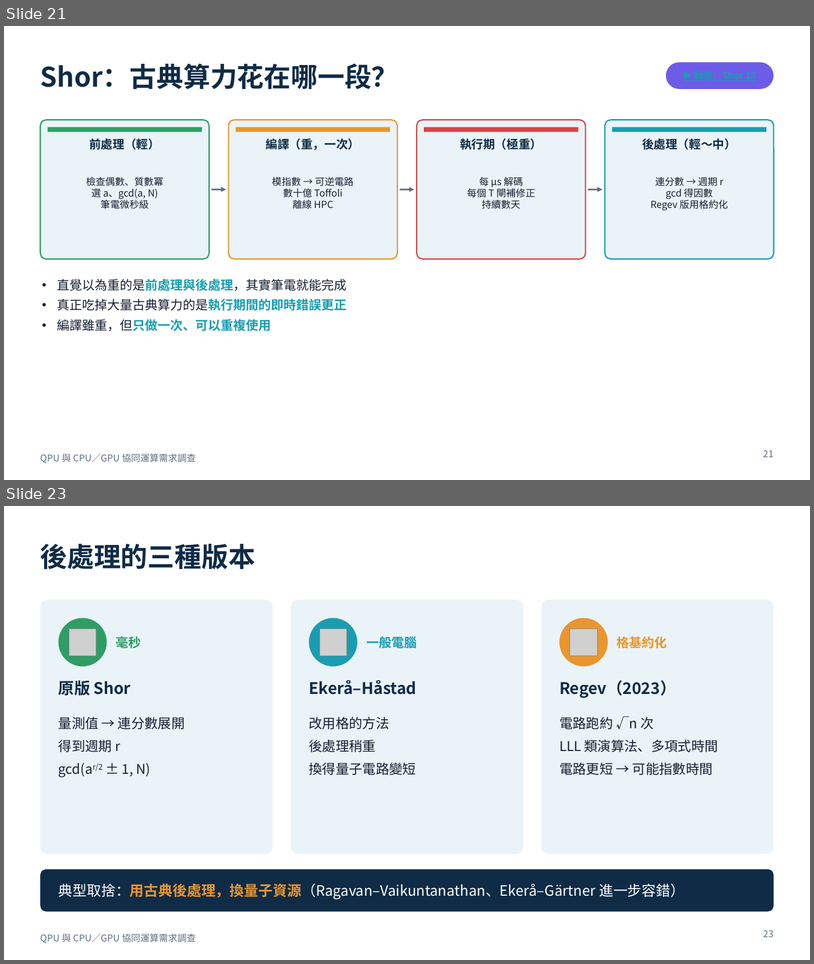
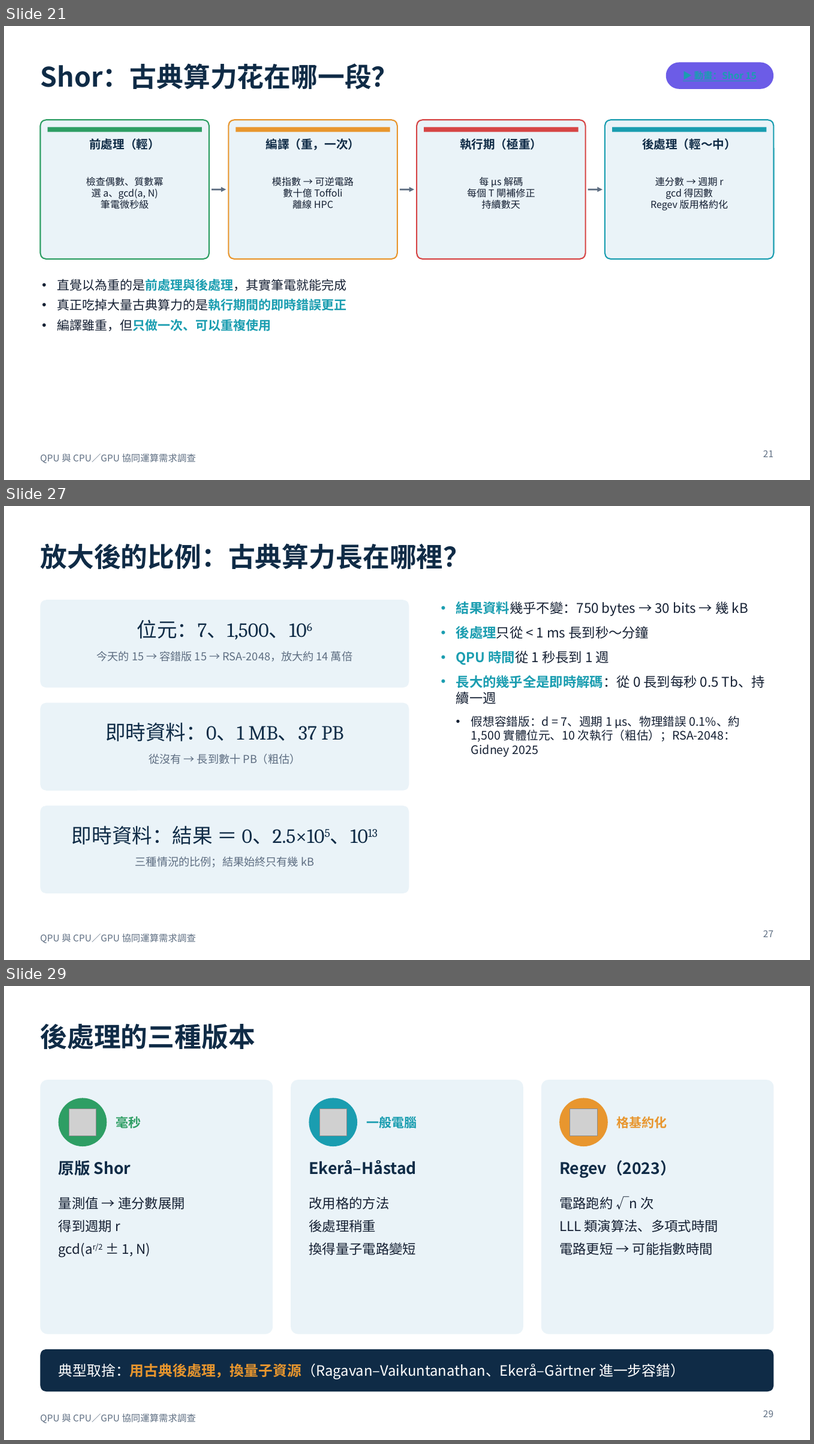
Before and after one commit to pcpcchen-coder/QuantumComputing, a slide deck: slides/output/qpu-cpu-gpu-hybrid.pptx. Shown one above the other, each under a label of ours: slides 21 and 23 before the commit, slides 21, 27 and 29 after it; the slides between them are not shown. The pictures are 814x964 and 814x1444 pixels, drawn with LibreOffice and Linux fonts; fonts in the diff are those of the drawing; grey boxes stand for pictures. Boxes give left, top, right and bottom in pixels: in the first picture for what was removed or moved away, otherwise in the second. Text is boxed around its words. In the diff, an @@ line names an element or a change of style, - is before the commit and + after.

```diff
--- a/slides/output/qpu-cpu-gpu-hybrid.pptx
+++ b/slides/output/qpu-cpu-gpu-hybrid.pptx
@@ slide 27 added at (4, 506, 810, 960), background #FFFFFF; not listed: 1 template element that a slide beside it also shows @@
@@ title added at (40, 543, 470, 569), 32 pt, text #0F2B46, bold @@
+放大後的比例：古典算力長在哪裡？
@@ rounded rectangle added at (40, 600, 410, 687), fill #EAF3F8 @@
@@ text added at (456, 601, 765, 757), 16 pt, text #152033 @@
+• 結果資料幾乎不變：750 bytes → 30 bits → 幾 kB
+• 後處理只從 < 1 ms 長到秒～分鐘
+• QPU 時間從 1 秒長到 1 週
+• 長大的幾乎全是即時解碼：從 0 長到每秒 0.5 Tb、持續一週
+  • 假想容錯版：d = 7、週期 1 µs、物理錯誤 0.1%、約 1,500 實體位元、10 次執行（粗估）；RSA-2048：Gidney 2025
@@ text added at (137, 619, 307, 640), 24 pt, text #0F2B46 @@
+位元：7、1,500、106
@@ text added at (97, 651, 353, 661), 13 pt, text #5E6E82 @@
+今天的 15 → 容錯版 15 → RSA-2048，放大約 14 萬倍
@@ rounded rectangle added at (40, 703, 410, 790), fill #EAF3F8 @@
@@ text added at (105, 722, 344, 741), 24 pt, text #0F2B46 @@
+即時資料：0、1 MB、37 PB
@@ text added at (149, 753, 301, 764), 13 pt, text #5E6E82 @@
+從沒有 → 長到數十 PB（粗估）
@@ rounded rectangle added at (40, 805, 410, 893), fill #EAF3F8 @@
@@ text added at (72, 825, 368, 844), 24 pt, text #0F2B46 @@
+即時資料：結果 ＝ 0、2.5×105、1013
@@ text added at (135, 856, 314, 867), 13 pt, text #5E6E82 @@
+三種情況的比例；結果始終只有幾 kB
@@ page number added at (764, 930, 774, 937), 11 pt, text #5E6E82 @@
+27
@@ what was slide 23 is now slide 29 @@
@@ page number at (764, 1410, 774, 1417): text changed @@
-23
+29
```
Also in this commit, not shown: 1 slide changed, 5 other slides added, 9 other files.
